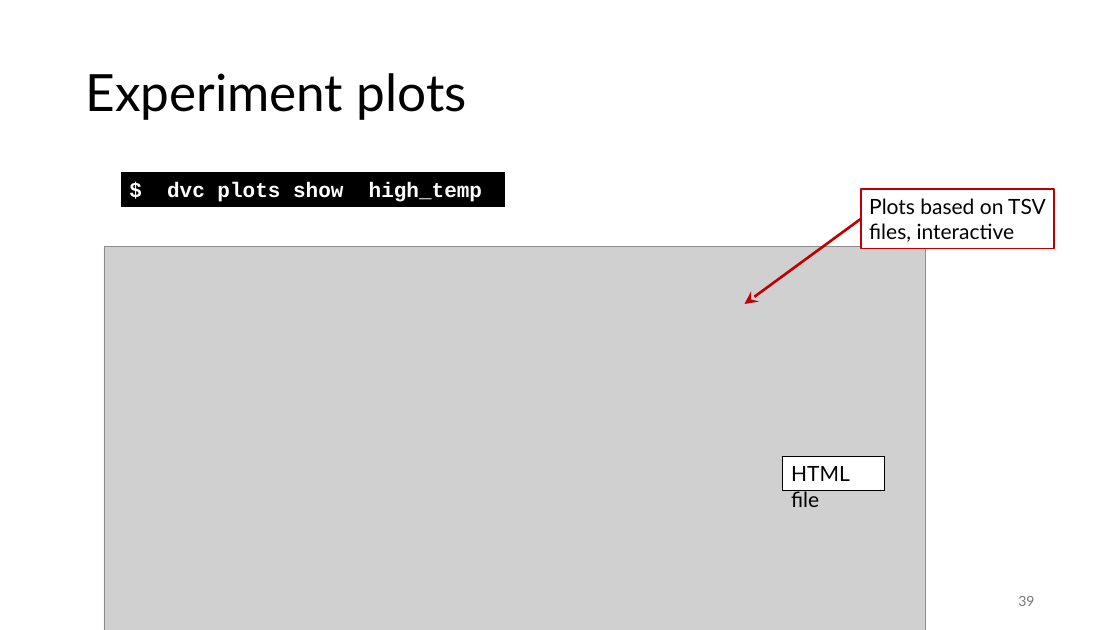
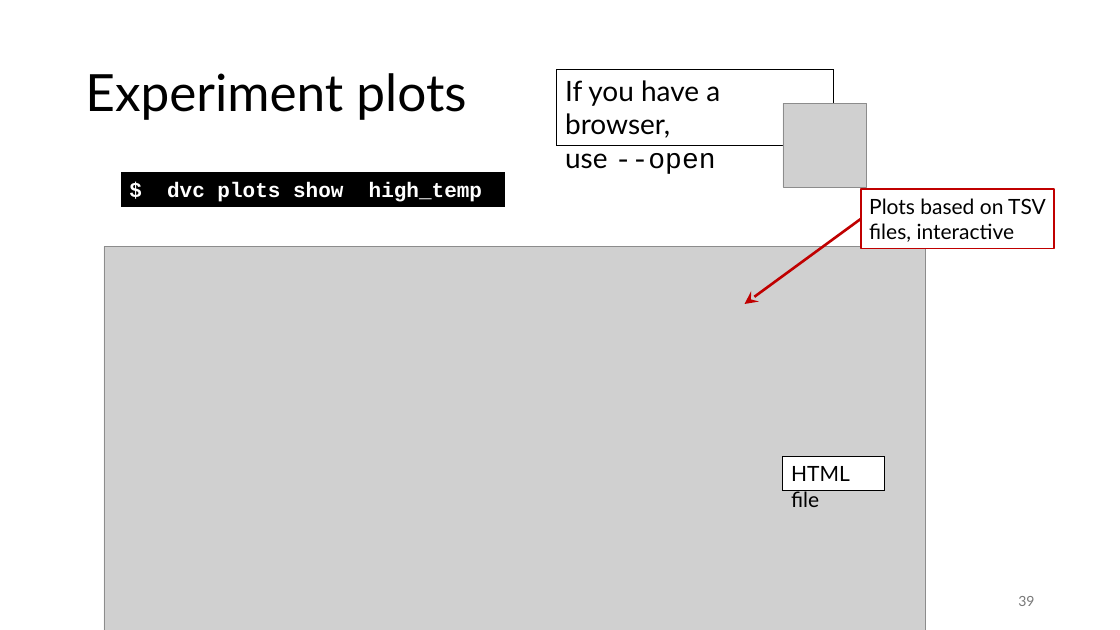
Before and after one commit to gjbex/MLOps-on-HPC, a slide deck: slide 39 of mlops_on_hpc.pptx. Drawn at 1120x630 pixels with LibreOffice and Linux fonts; fonts in the diff are those of the drawing; grey boxes stand for pictures. Boxes give left, top, right and bottom in pixels: in the first picture for what was removed or moved away, otherwise in the second. Text is boxed around its words. In the diff, an @@ line names an element or a change of style, - is before the commit and + after.

Commit message:
Add remark on --open, wslview

```diff
--- a/mlops_on_hpc.pptx
+++ b/mlops_on_hpc.pptx
@@ rectangle added at (557, 69, 834, 145), outline #000000 0.75 pt, 24 pt, text #000000 @@
+If you have a browser,
+use --open
@@ picture added at (783, 103, 867, 187) @@
```
Also in this commit, not shown: 2 other slides changed.
